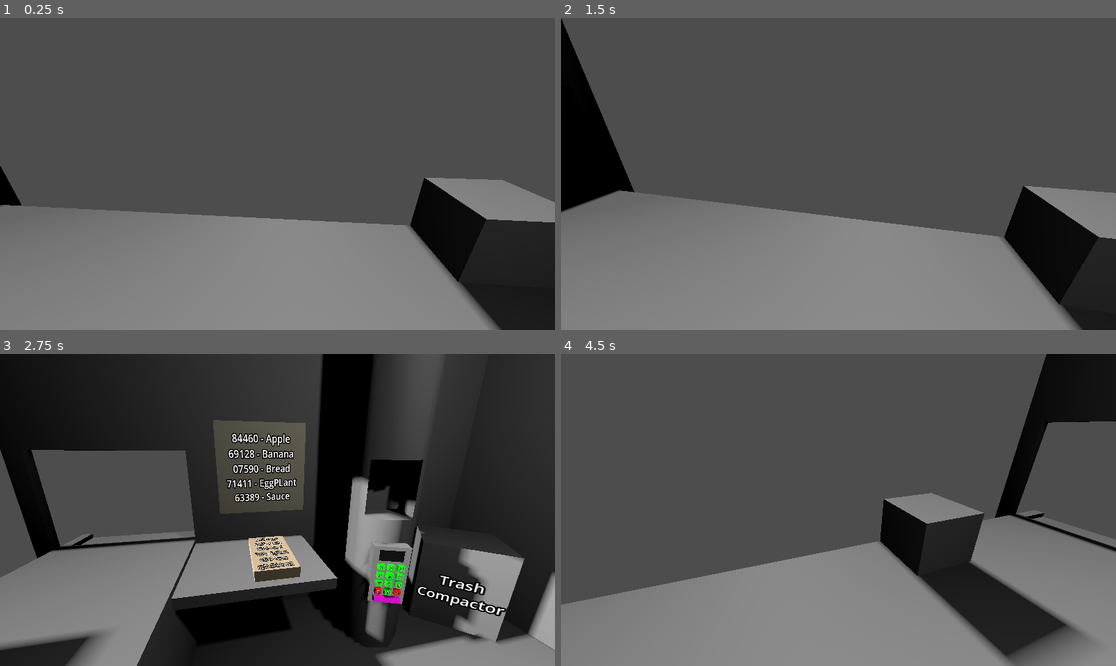
Above: before the commit, frames 1-4 (two rows, left to right).
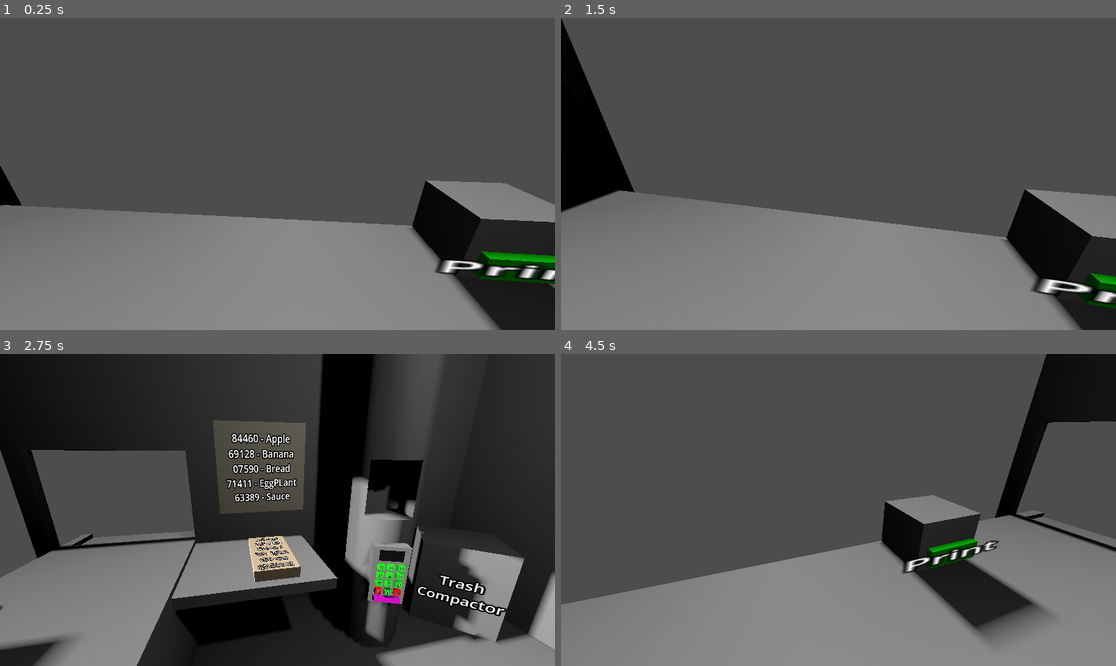
Above: after the commit, the same moments.

Repository: KristenKaiser/BadIdeas2026
Game: Godot game, scene res://Scenes/Main.tscn
Two runs of this game, one before a commit and one after it. Both use one fixed random seed, a clock stepped at 60 frames per second and the inputs below.
Inputs (mouse positions are in pixels of both pictures, inside the frame that each line leads up to):
- Up to frame 1 (0.25 s): no input
- Up to frame 2 (1.5 s): tap Enter at 0.5 s; move the mouse to (960, 158) at 0.52 s; hold Right (ui_right) 0.53-1.28 s; click (960, 158) at 0.67 s; tap Space at 0.77, 1.07, 1.25 s; move the mouse to (727, 189) at 1.27 s; hold Left (ui_left) from 1.28 s (still down); click (727, 189) at 1.42 s
- Up to frame 3 (2.75 s): tap Space at 1.52, 1.82 s; move the mouse to (333, 441) at 2.02 s; release Left (ui_left) at 2.03 s; hold Right (ui_right) from 2.03 s (still down); click (333, 441) at 2.17 s
- Up to frame 4 (4.5 s): tap Enter at 2.75 s; move the mouse to (810, 572) at 2.77 s; click (810, 572) at 2.92 s; tap Space at 3.02, 3.32, 3.5, 3.77, 4.07 s; move the mouse to (1005, 556) at 3.52 s; release Right (ui_right) at 3.53 s; hold Left (ui_left) from 3.53 s (still down); click (1005, 556) at 3.67 s; move the mouse to (672, 463) at 4.27 s; click (672, 463) at 4.42 s

The runs differ from the first frame. In frame 1, 1.8% of the frame differs, in the area x 73-100%, y 51-87%; in frame 2, 1.3%; in frame 3, 0.8%; in frame 4, 3.4%, in the area x 57-95%, y 44-100%.

Commit message:
implemented shipping label printer and labels

Diff:
--- a/bad-ideas-game-jam-2026/Scenes/Main.tscn
+++ b/bad-ideas-game-jam-2026/Scenes/Main.tscn
@@ -10,6 +10,7 @@
 [ext_resource type="Script" uid="uid://1jf6gby3db6p" path="res://Scripts/box_dropper.gd" id="5_50glp"]
 [ext_resource type="Script" uid="uid://b238gl40bbarg" path="res://Scripts/trash_can.gd" id="5_bmxlf"]
 [ext_resource type="PackedScene" uid="uid://denvefmpnolys" path="res://Scenes/conveyer.tscn" id="5_vy5pj"]
+[ext_resource type="PackedScene" uid="uid://cgmv47jd02vt" path="res://Scenes/label_printer.tscn" id="8_1p5hy"]
 [ext_resource type="Script" uid="uid://0i2ldxgwgruq" path="res://Scripts/trash_compactor.gd" id="11_4kpch"]
 [ext_resource type="PackedScene" uid="uid://c84e18kdng3pf" path="res://Scenes/poster.tscn" id="12_grg3l"]
 [ext_resource type="PackedScene" uid="uid://5bo23abi3m8c" path="res://Scenes/UI.tscn" id="13_frkhe"]
@@ -208,13 +209,8 @@
 size = Vector3(1, 1.3000001, 1.4)
 script = ExtResource("5_50glp")
 
-[node name="TapeOTron" type="CSGBox3D" parent="Center"]
-transform = Transform3D(1, 0, 0, 0, 1, 0, 0, 0, 1, -0.19999999, 2.15, -2.2000005)
-size = Vector3(0.6, 2.5, 0.6)
-
-[node name="LabelPrinter" type="CSGBox3D" parent="Center"]
-transform = Transform3D(1, 0, 0, 0, 1, 0, 0, 0, 1, 0.85, -0.20000005, -2.9500003)
-size = Vector3(0.5, 0.4, 0.5)
+[node name="LabelPrinter" parent="Center" instance=ExtResource("8_1p5hy")]
+transform = Transform3D(-4.371139e-08, 0, -1, 0, 1, 0, 1, 0, -4.371139e-08, 0.85, -0.20000005, -2.9500003)
 
 [node name="Right" type="Node3D" parent="."]
 transform = Transform3D(1, 0, 0, 0, 1, 0, 0, 0, 1, 0, 1.2, -0.2)
--- /dev/null
+++ b/bad-ideas-game-jam-2026/Scenes/ShippingLabel.tscn
@@ -0,0 +1,35 @@
+[gd_scene load_steps=4 format=3 uid="uid://yxmuymbdq6df"]
+
+[ext_resource type="Script" uid="uid://dj02a3tbgjoia" path="res://Scripts/shipping_label.gd" id="1_l30jy"]
+
+[sub_resource type="BoxMesh" id="BoxMesh_l30jy"]
+size = Vector3(0.35, 0.15, 0.001)
+
+[sub_resource type="BoxShape3D" id="BoxShape3D_l30jy"]
+size = Vector3(0.15, 0.15, 0.001)
+
+[node name="ShippingLabel" type="Node3D" node_paths=PackedStringArray("label", "collision_shape", "label_mesh")]
+script = ExtResource("1_l30jy")
+label = NodePath("mesh/Label3D")
+collision_shape = NodePath("mesh/Area3D/CollisionShape3D")
+label_mesh = NodePath("mesh")
+
+[node name="mesh" type="MeshInstance3D" parent="."]
+transform = Transform3D(1, 0, 0, 0, -4.371139e-08, -1, 0, 1, -4.371139e-08, 0, 0, 0)
+mesh = SubResource("BoxMesh_l30jy")
+
+[node name="Label3D" type="Label3D" parent="mesh"]
+transform = Transform3D(1, 0, 0, 0, -1, 8.742278e-08, 0, -8.742278e-08, -1, 0, 0, -0.001)
+modulate = Color(0, 0, 0, 1)
+text = "To: Larry Ipsum
+123 Dolor St
+New York, NY 98765"
+outline_size = 0
+
+[node name="Area3D" type="Area3D" parent="mesh"]
+
+[node name="CollisionShape3D" type="CollisionShape3D" parent="mesh/Area3D"]
+transform = Transform3D(1, 0, 0, 0, 1, -1.7692514e-12, 0, 1.7692514e-12, 1, 0, 0, 0)
+shape = SubResource("BoxShape3D_l30jy")
+
+[connection signal="input_event" from="mesh/Area3D" to="." method="_on_area_3d_input_event"]
--- a/bad-ideas-game-jam-2026/Scenes/box_model.tscn
+++ b/bad-ideas-game-jam-2026/Scenes/box_model.tscn
@@ -1,9 +1,12 @@
-[gd_scene load_steps=3 format=3 uid="uid://q5yi5h1cx1fa"]
+[gd_scene load_steps=4 format=3 uid="uid://q5yi5h1cx1fa"]
 
-[ext_resource type="PackedScene" uid="uid://dnhn7dlqx41c8" path="res://Art/box/box1.fbx" id="1_365iy"]
+[ext_resource type="PackedScene" uid="uid://dcrwjm4bqiud2" path="res://Art/box/box.fbx" id="1_yocxd"]
 [ext_resource type="Script" uid="uid://cwlq6ipfv2hxj" path="res://Scripts/box_model.gd" id="2_kndle"]
 
-[node name="box1" node_paths=PackedStringArray("cube", "front_flap", "back_flap", "right_flap", "left_flap") instance=ExtResource("1_365iy")]
+[sub_resource type="StandardMaterial3D" id="StandardMaterial3D_yocxd"]
+albedo_color = Color(0.6156863, 0.42352942, 0.21568628, 1)
+
+[node name="box" node_paths=PackedStringArray("cube", "front_flap", "back_flap", "right_flap", "left_flap") instance=ExtResource("1_yocxd")]
 script = ExtResource("2_kndle")
 cube = NodePath("Cube")
 front_flap = NodePath("flap-front")
@@ -12,4 +15,21 @@
 left_flap = NodePath("flap-left")
 
 [node name="Cube" parent="." index="0"]
-transform = Transform3D(100, -4.3711393e-06, -1.9106857e-13, 0, -4.371139e-06, 100, -4.3711393e-06, -100, -4.371139e-06, 0, 0, 0)
+transform = Transform3D(100, 0, 0, 0, -4.3711384e-06, 99.99999, 0, -99.99999, -4.3711384e-06, 0, 0, 0)
+surface_material_override/0 = SubResource("StandardMaterial3D_yocxd")
+
+[node name="flap-back" parent="." index="1"]
+transform = Transform3D(40.149204, -6.2477184e-06, 59.60009, 29.800045, -4.6372593e-06, -80.29841, 4.3711398e-06, 89, 1.9106864e-13, 0.99992514, 1.00344, 5.9604645e-08)
+surface_material_override/0 = SubResource("StandardMaterial3D_yocxd")
+
+[node name="flap-front" parent="." index="2"]
+transform = Transform3D(-35.66252, -6.6650814e-06, -70.09094, 35.045467, 2.726757e-06, -71.32505, 3.7444279e-06, -89, 3.0637723e-06, -1, 1.00344, 0)
+surface_material_override/0 = SubResource("StandardMaterial3D_yocxd")
+
+[node name="flap-left" parent="." index="3"]
+transform = Transform3D(-1.8320985e-06, 100, -3.4439488e-06, 19.697094, -1.7219745e-06, -91.91353, -45.956768, -4.72461e-06, -39.394184, -8.881784e-15, 0.99396646, -1)
+surface_material_override/0 = SubResource("StandardMaterial3D_yocxd")
+
+[node name="flap-right" parent="." index="4"]
+transform = Transform3D(-2.1855697e-06, 100, 0, 35.293583, 3.0854628e-06, -70.83398, -35.41699, -3.0962515e-06, -70.587166, 1.1920929e-07, 0.9920181, 1)
+surface_material_override/0 = SubResource("StandardMaterial3D_yocxd")
--- /dev/null
+++ b/bad-ideas-game-jam-2026/Scenes/label_printer.tscn
@@ -0,0 +1,21 @@
+[gd_scene load_steps=4 format=3 uid="uid://cgmv47jd02vt"]
+
+[ext_resource type="Script" uid="uid://da4xaslr5abik" path="res://Scripts/label_printer.gd" id="1_jumuj"]
+[ext_resource type="PackedScene" uid="uid://dki82342476vv" path="res://Scenes/KeypadButton.tscn" id="2_jumuj"]
+
+[sub_resource type="BoxMesh" id="BoxMesh_b7tt3"]
+size = Vector3(0.455, 0.375, 0.5)
+
+[node name="LabelPrinter" type="Node3D" node_paths=PackedStringArray("printer", "button")]
+script = ExtResource("1_jumuj")
+printer = NodePath("LabelPrinter")
+button = NodePath("Button")
+
+[node name="LabelPrinter" type="MeshInstance3D" parent="."]
+mesh = SubResource("BoxMesh_b7tt3")
+
+[node name="Button" parent="." instance=ExtResource("2_jumuj")]
+transform = Transform3D(-1, 0, -6.9850796e-07, 0, 2.615, 0, 8.742278e-08, 0, -7.99, 0.26637465, -0.05921936, 0)
+text = "Print"
+functionality = 3
+color = Color(0, 1, 0, 1)
--- a/bad-ideas-game-jam-2026/Scripts/Button.gd
+++ b/bad-ideas-game-jam-2026/Scripts/Button.gd
@@ -14,6 +14,7 @@
 
 
 func _ready() -> void:
+
 	if label:
 		label.text = str(text)
 	create_material()
--- a/bad-ideas-game-jam-2026/Scripts/Managers/merch_manager.gd
+++ b/bad-ideas-game-jam-2026/Scripts/Managers/merch_manager.gd
@@ -13,8 +13,12 @@
 	while all_merch.has(merch):
 		all_merch.erase(merch)
 
-func hold_merch(merch : Merchandise):
-	held_merch.append(merch)
+func hold_merch(merch : Merchandise)-> bool:
+	if Global.camera_manager.held_object == null:
+		Global.camera_manager.held_object = merch
+		held_merch.append(merch)
+		return true
+	return false
 
 func drop_merch(merch : Merchandise):
 	while held_merch.has(merch):
--- a/bad-ideas-game-jam-2026/Scripts/Merchandise.gd
+++ b/bad-ideas-game-jam-2026/Scripts/Merchandise.gd
@@ -118,12 +118,9 @@
 
 
 func hold_object(rotation_offset : Vector3 = Vector3.ZERO):
-	if Global.camera_manager.held_object != null:
-		return
-	is_held = true
-#
-	Global.camera_manager.hold_item(self, object_mesh, rotation_offset)
-	Global.merch_manager.hold_merch(self)
+	if Global.merch_manager.hold_merch(self):
+		is_held = true
+		Global.camera_manager.hold_item(self, object_mesh, rotation_offset)
 
 
 func turn(is_right : bool):
--- a/bad-ideas-game-jam-2026/Scripts/box.gd
+++ b/bad-ideas-game-jam-2026/Scripts/box.gd
@@ -71,6 +71,20 @@
 			if event.button_index == MOUSE_BUTTON_LEFT and event.pressed:
 				if Global.camera_manager.current != camera:
 					Global.camera_manager.change_camera(camera, true)
+				elif box.get_is_box_closed() and Global.camera_manager.held_object is ShippingLabel:
+					add_label_to_box(Global.camera_manager.held_object)
+
+
+func add_label_to_box(label : ShippingLabel):
+	label.reparent(self)
+	label.rotation_degrees = Vector3(0, -90, -90)
+	label.scale = Vector3(1,1,1)
+	label.get_node("mesh").scale = Vector3(.05, .05, .05)
+	label.position = box_collision_shape.position
+	label.position.x += box_collision_shape.shape.size.x/2.0 - tape.mesh.size.x/2 - ((label.get_node("mesh").mesh.size.x/2) * label.get_node("mesh").scale.x)
+	label.position.y -= box_collision_shape.shape.size.y/2.0 - tape.mesh.size.y/2 - .1
+	label.position.z -= box_collision_shape.shape.size.z/2.0 - tape.mesh.size.z/2 - (label.get_node("mesh").mesh.size.y/2 * label.get_node("mesh").scale.z)
+	Global.camera_manager.held_object = null
 
 func set_box_size(box_size : String):
 	current_size = box_size
@@ -261,10 +275,14 @@
 func camera_changed() -> void:
 	if camera == Global.camera_manager.current:
 		is_zoomed_in = true
-		box_collision_shape.disabled = true
-		if ghost != null:
-			ghost.show()
+		if box.get_is_box_closed():
+			Global.fit_collision_to_meshes(box, box_collision_shape)
+		else:
+			box_collision_shape.disabled = true
+			if ghost != null:
+				ghost.show()
 	elif is_zoomed_in == true:
+		Global.fit_collision_to_meshes(box, box_collision_shape)
 		box_collision_shape.disabled = false
 		is_zoomed_in = false
 		if ghost != null:
@@ -281,17 +299,27 @@
 
 func _unhandled_input(event: InputEvent) -> void:
 		if event is InputEventKey:
-			if is_zoomed_in:
+			if is_zoomed_in and is_taped == false:
 				if OS.get_keycode_string(event.keycode) == "W" and event.pressed:
-					box.move_flap("left")
+					move_box_flap("left")
 				if OS.get_keycode_string(event.keycode) == "S" and event.pressed:
-					box.move_flap("right")
+					move_box_flap("right")
 				if OS.get_keycode_string(event.keycode) == "A" and event.pressed:
-					box.move_flap("front")
+					move_box_flap("front")
 				if OS.get_keycode_string(event.keycode) == "D" and event.pressed:
-					box.move_flap("back")
+					move_box_flap("back")
 				if event.pressed and event.keycode == KEY_SPACE:
 					tape_box()
+
+func move_box_flap(flap : String):
+	box.move_flap(flap)
+	if box.get_is_box_closed():
+		if box.tween and box.tween.is_running():
+			await box.tween.finished
+		Global.fit_collision_to_meshes(box, box_collision_shape)
+		box_collision_shape.disabled = false
+	else:
+		box_collision_shape.disabled = true
 
 func tape_box():
 	if box.get_is_box_closed():
--- a/bad-ideas-game-jam-2026/Scripts/box_model.gd
+++ b/bad-ideas-game-jam-2026/Scripts/box_model.gd
@@ -21,8 +21,9 @@
 
 var is_front_open :bool = true
 var front_closed: Vector3 = Vector3(270, 90, -90)
-var front_open : Vector3 = Vector3(135
-, 90, -90)
+var front_open : Vector3 = Vector3(135, 90, -90)
+
+var tween : Tween
 
 
 func _ready() -> void:
@@ -33,7 +34,7 @@
 
 func move_flap(flap : String):
 	print("move flap")
-	var tween = get_tree().create_tween()
+	tween = get_tree().create_tween()
 	var active_flap : MeshInstance3D
 	var new_rotation : Vector3
 	match flap:
--- /dev/null
+++ b/bad-ideas-game-jam-2026/Scripts/label_printer.gd
@@ -0,0 +1,24 @@
+extends Node3D
+class_name LabelPrinter
+
+
+const SHIPPING_LABEL = preload("uid://yxmuymbdq6df")
+
+
+@export var printer : MeshInstance3D
+@export var button : Button3D
+
+func _ready() -> void:
+	button.enter_button_pressed.connect(get_label)
+
+func get_label():
+	for child in get_children():
+		if child is ShippingLabel:
+			return
+	if Global.camera_manager.held_object is ShippingLabel:
+		return
+	var shipping_label :ShippingLabel = SHIPPING_LABEL.instantiate()
+	add_child(shipping_label)
+	shipping_label.position.x += printer.mesh.size.x/2
+	shipping_label.position.y += (printer.mesh.size.x/4)
+	shipping_label.resize_mesh_to_label()
--- a/bad-ideas-game-jam-2026/Scripts/shipping_label.gd
+++ b/bad-ideas-game-jam-2026/Scripts/shipping_label.gd
@@ -1,11 +1,37 @@
 extends Node3D
+class_name ShippingLabel
+@export var label : Label3D
+@export var collision_shape : CollisionShape3D
+@export var label_mesh : MeshInstance3D
+var is_held : bool = false
+
+func _ready() -> void:
+	#collision_shape.shape.size = get_aabb().size
+
+	await get_tree().process_frame
+	resize_mesh_to_label()
+	label_mesh.scale = Vector3(.2,.2,.2)
+	collision_shape.shape.size = label_mesh.get_aabb().size
+	collision_shape.position = Vector3.ZERO
+
+func resize_mesh_to_label():
+	var label_aabb = label.get_aabb()
+	var local_size = label_aabb.size / label.global_transform.basis.get_scale()
+
+	var padding = Vector2(0.2, 0.1)
+
+	label_mesh.mesh.size = Vector3(
+		local_size.x + padding.x,
+		local_size.y + padding.y,
+		label_mesh.mesh.size.z
+	)
 
 
-# Called when the node enters the scene tree for the first time.
-func _ready() -> void:
-	pass # Replace with function body.
 
-
-# Called every frame. 'delta' is the elapsed time since the previous frame.
-func _process(delta: float) -> void:
-	pass
+func _on_area_3d_input_event(camera: Node, event: InputEvent, event_position: Vector3, normal: Vector3, shape_idx: int) -> void:
+	if event is InputEventMouseButton:
+		if event.button_index == MOUSE_BUTTON_LEFT and event.pressed:
+			if Global.merch_manager.held_merch.is_empty():
+				if !is_held:
+					label_mesh.rotation_degrees = Vector3(360, 90, 0)
+					Global.camera_manager.hold_item(self, label_mesh)
--- a/bad-ideas-game-jam-2026/Scripts/trash_can.gd
+++ b/bad-ideas-game-jam-2026/Scripts/trash_can.gd
@@ -1,6 +1,6 @@
 extends CSGBox3D
 class_name  TrashCan
-var capacity : int = 10 ##TODO set too high for testing
+var capacity : int = 1 ##TODO set too high for testing
 var trash_fill : int = 0
 @export var label : Label3D
 const TRASH_BAG = preload("uid://cl1qnrmj2sti4")
Not shown: 1 places in bad-ideas-game-jam-2026/Scenes/Main.tscn that only renumber resources
